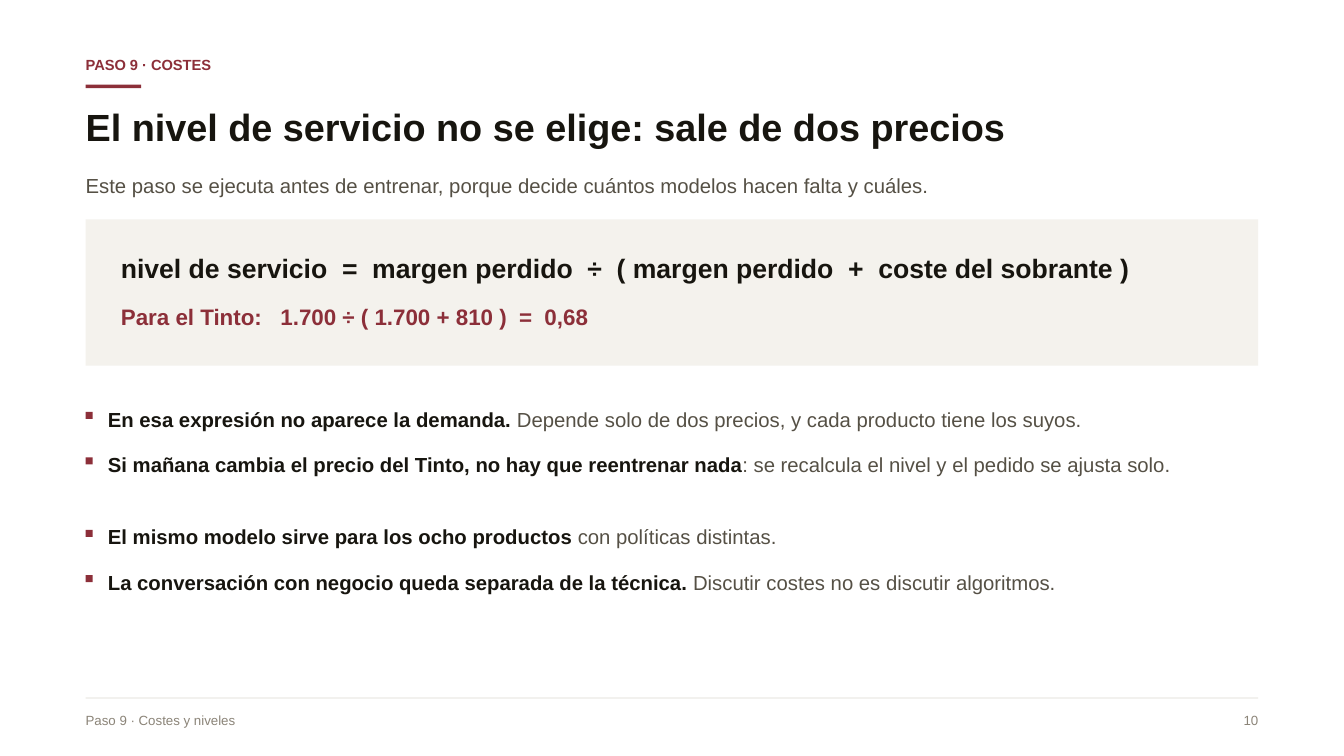
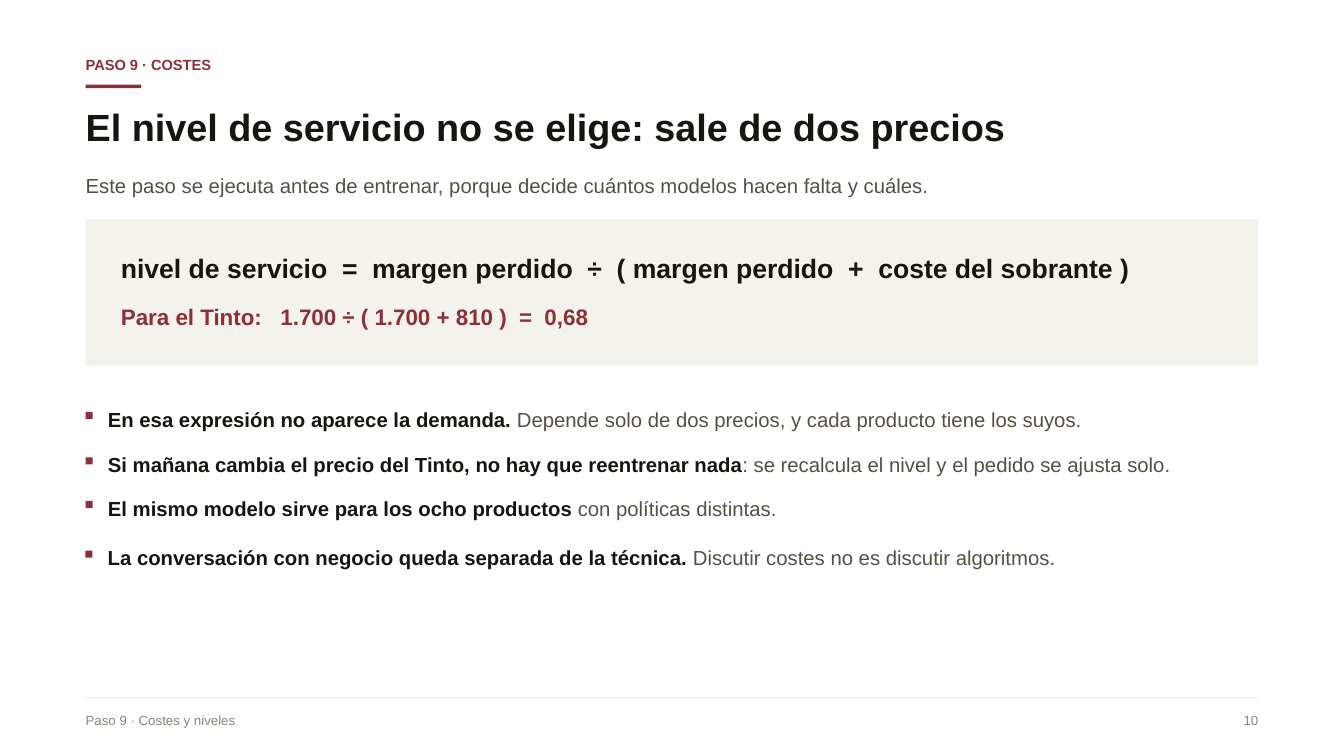
Before and after one commit to Danilo22m/Prueba_Tostao, a slide deck: slide 10 of Presentacion_Caso_A_compacta.pptx. Drawn at 1344x756 pixels with LibreOffice and Linux fonts; fonts in the diff are those of the drawing. Boxes give left, top, right and bottom in pixels: in the first picture for what was removed or moved away, otherwise in the second. Text is boxed around its words. In the diff, an @@ line names an element or a change of style, - is before the commit and + after.

```diff
--- a/Presentacion_Caso_A_compacta.pptx
+++ b/Presentacion_Caso_A_compacta.pptx
@@ rectangle moved from (x1=86, y1=530, x2=93, y2=537) to (x1=86, y1=501, x2=93, y2=508) @@
@@ text "El mismo modelo sirve para ..." moved from (x1=108, y1=529, x2=776, y2=549) to (x1=108, y1=501, x2=776, y2=521) @@
@@ text "La conversación con negocio queda ..." moved from (x1=108, y1=575, x2=1055, y2=595) to (x1=108, y1=550, x2=1055, y2=570) @@
@@ rectangle moved from (x1=86, y1=576, x2=93, y2=583) to (x1=86, y1=551, x2=93, y2=558) @@
```
Also in this commit, not shown: 21 other slides changed, 2 slides removed, 1 other file.
